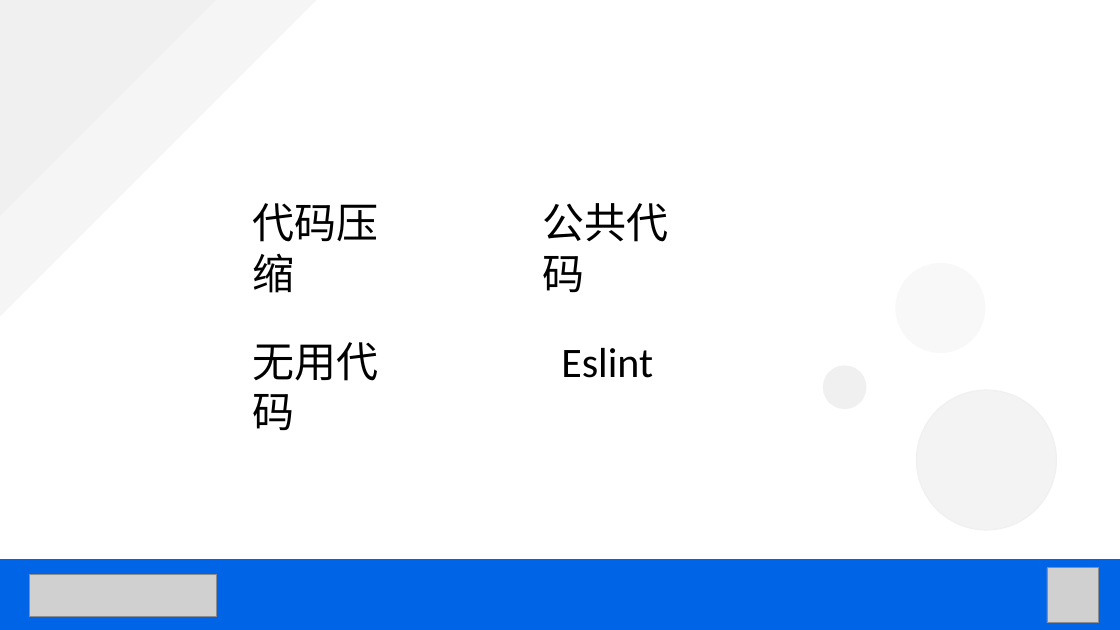
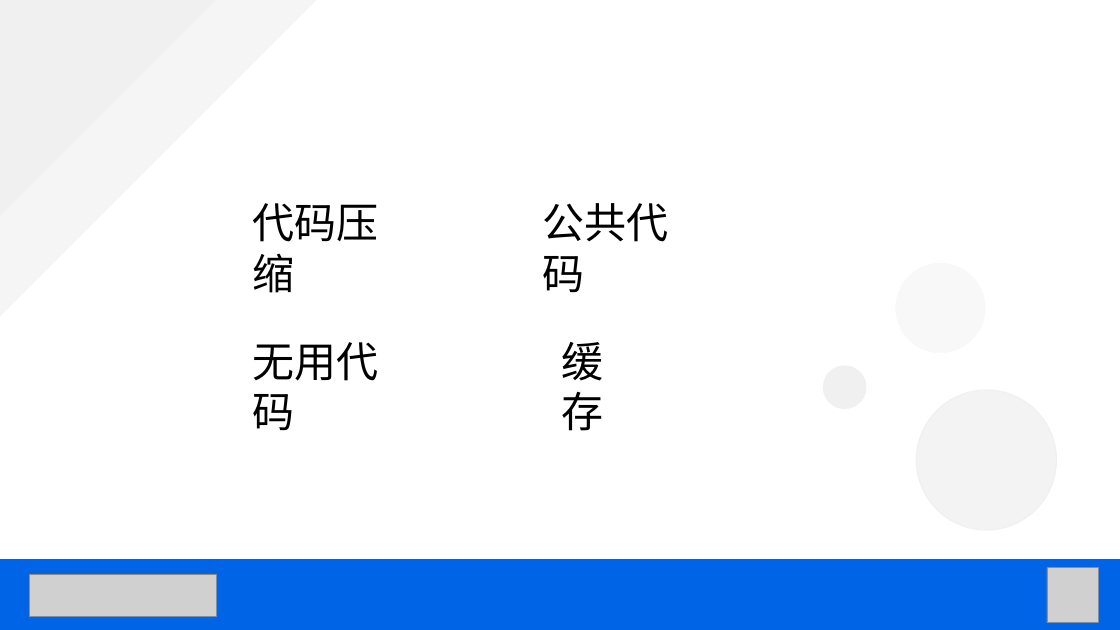
Before and after one commit to h23/Webpack, a slide deck: slide 14 of Webpack4-从零开始搭建React项目.pptx. Drawn at 1120x630 pixels with LibreOffice and Linux fonts; fonts in the diff are those of the drawing; grey boxes stand for pictures. Boxes give left, top, right and bottom in pixels: in the first picture for what was removed or moved away, otherwise in the second. Text is boxed around its words. In the diff, an @@ line names an element or a change of style, - is before the commit and + after.

```diff
--- a/Webpack4-从零开始搭建React项目.pptx
+++ b/Webpack4-从零开始搭建React项目.pptx
@@ text at <box>561,342,603,431</box>: text changed @@
-Eslint
+缓存
```
Also in this commit, not shown: 1 other slide changed, 42 other files.
